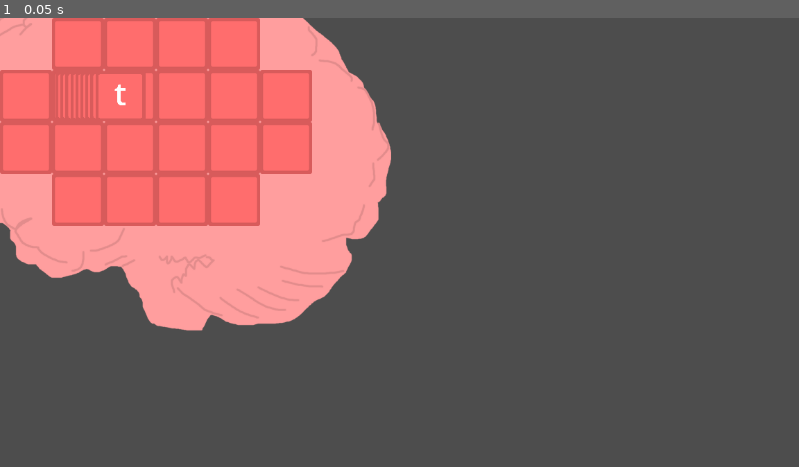
Above: before the commit, frame 1.
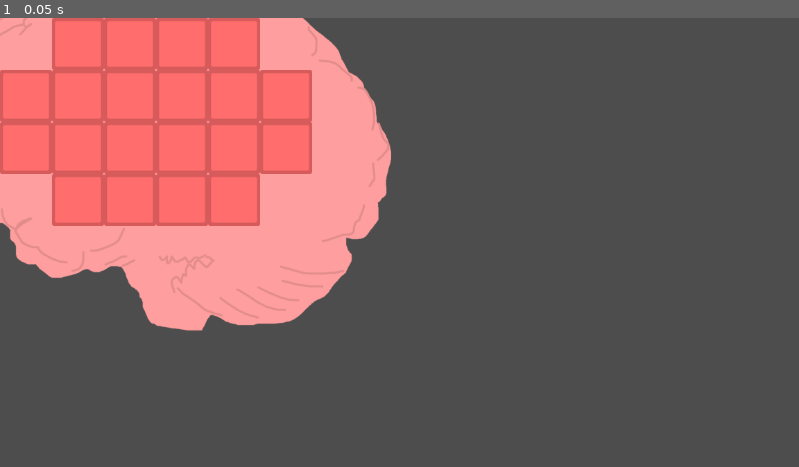
Above: after the commit, the same moment.

Repository: hulien22/ldjam54
Game: Godot game, scene res://scenes/Brain.tscn
The game is run twice, just before and just after one commit, with the same random seed, the same clock (stepped at 60 frames per second) and the same inputs. This scene is started directly instead of the project's main scene.
Inputs:
- Up to frame 1 (0.05 s): no input

The runs differ from the first frame. In frame 1, 0.5% of the frame differs, in the area x 7-19%, y 12-23%.
Error before the commit: Cannot call method 'instantiate' on a null value. (res://scripts/Brain.gd:13)
Error after the commit: Invalid assignment of property or key 'letter' with value of type 'String' on a base object of type 'Node2D'. (res://scripts/WordTile.gd:21)

Commit message:
init text

Diff:
--- a/scenes/Tile.tscn
+++ b/scenes/Tile.tscn
@@ -1,43 +1,11 @@
-[gd_scene load_steps=4 format=3 uid="uid://ccosysn4u6uvt"]
+[gd_scene load_steps=2 format=3 uid="uid://ccosysn4u6uvt"]
 
-[ext_resource type="Script" path="res://scripts/Tile.gd" id="1_0hu26"]
-[ext_resource type="Texture2D" uid="uid://dfcfy5wpc75du" path="res://art/gridblock.png" id="1_l5ifo"]
-
-[sub_resource type="RectangleShape2D" id="RectangleShape2D_0bbrv"]
-size = Vector2(600, 600)
+[ext_resource type="Script" path="res://scenes/Tile.gd" id="1_4guc4"]
 
 [node name="Tile" type="Node2D"]
-script = ExtResource("1_0hu26")
+scale = Vector2(0.1, 0.1)
+script = ExtResource("1_4guc4")
 
-[node name="Area2D" type="Area2D" parent="."]
-scale = Vector2(1, 1)
-
-[node name="TileImage" type="Sprite2D" parent="Area2D"]
-position = Vector2(2.6226e-06, 1.3113e-06)
-scale = Vector2(1.2, 1.2)
-texture = ExtResource("1_l5ifo")
-
-[node name="TileColl" type="CollisionShape2D" parent="Area2D"]
-position = Vector2(0, 5.28991e-06)
-scale = Vector2(1.2, 1.2)
-shape = SubResource("RectangleShape2D_0bbrv")
-
-[node name="TileText" type="RichTextLabel" parent="Area2D"]
-offset_left = -360.0
-offset_top = -360.0
-offset_right = 360.0
-offset_bottom = 360.0
-theme_override_font_sizes/normal_font_size = 456
-bbcode_enabled = true
-text = "[center][/center]"
-fit_content = true
-scroll_active = false
-autowrap_mode = 0
-metadata/_edit_use_anchors_ = true
-
-[node name="Rect" type="ColorRect" parent="."]
-visible = false
-offset_left = -360.0
-offset_top = -360.0
-offset_right = 360.0
-offset_bottom = 360.0
+[node name="TileImage" type="TextureRect" parent="."]
+offset_right = 40.0
+offset_bottom = 40.0
--- a/scenes/main.tscn
+++ b/scenes/main.tscn
@@ -1,14 +1,16 @@
-[gd_scene load_steps=10 format=3 uid="uid://dnv66lo7xwndp"]
+[gd_scene load_steps=12 format=3 uid="uid://dnv66lo7xwndp"]
 
 [ext_resource type="PackedScene" uid="uid://4vkd5e56t4hm" path="res://scenes/map.tscn" id="1_6wptd"]
 [ext_resource type="Script" path="res://scripts/main.gd" id="1_iij1i"]
-[ext_resource type="PackedScene" uid="uid://bmmvy7q1x68fe" path="res://scenes/combat.tscn" id="2_f0e2t"]
+[ext_resource type="PackedScene" uid="uid://b1qd4jib7m856" path="res://scenes/combat.tscn" id="2_f0e2t"]
 [ext_resource type="PackedScene" uid="uid://dvsqs64munlvc" path="res://scenes/boss.tscn" id="4_ekeoq"]
 [ext_resource type="PackedScene" uid="uid://ccb7ydon7aoh7" path="res://scenes/library.tscn" id="5_6lbyg"]
 [ext_resource type="PackedScene" uid="uid://3gi5l01y0hvo" path="res://scenes/oracle.tscn" id="6_pvrvx"]
 [ext_resource type="PackedScene" uid="uid://ryagmgt1vqsb" path="res://scenes/upgrade.tscn" id="7_l25g6"]
 [ext_resource type="PackedScene" uid="uid://bd8ck0os5fgp" path="res://scenes/forge.tscn" id="8_3set1"]
 [ext_resource type="PackedScene" uid="uid://c2t66apu50q7i" path="res://scenes/AudioPlayer.tscn" id="9_d1na7"]
+[ext_resource type="Script" path="res://scripts/words.gd" id="10_bq2o4"]
+[ext_resource type="JSON" path="res://text/words.json" id="11_n5pog"]
 
 [node name="main" type="Node2D"]
 script = ExtResource("1_iij1i")
@@ -26,4 +28,8 @@
 
 [node name="AudioPlayer" parent="." instance=ExtResource("9_d1na7")]
 
+[node name="Node" type="Node" parent="."]
+script = ExtResource("10_bq2o4")
+words_file = ExtResource("11_n5pog")
+
 [connection signal="pressed" from="Button" to="." method="_on_button_pressed"]
--- /dev/null
+++ b/scripts/words.gd
@@ -0,0 +1,26 @@
+extends Node
+
+@export var words_file: Resource
+
+var rng = RandomNumberGenerator.new()
+var data
+
+func _ready():
+	var file = FileAccess.open(words_file.resource_path, FileAccess.READ)
+	data = JSON.parse_string(file.get_as_text())
+	print(data.words.positive)
+	print(get_word())
+	print(get_word())
+	print(get_word())
+	print(get_word())
+
+func get_word() -> String:
+	var value = rng.randi_range(1, 100)
+	if value <= 50:
+		return data.words.connecting[rng.randi_range(0, len(data.words.connecting)-1)]
+	elif value <= 60:
+		return data.words.positive[rng.randi_range(0, len(data.words.positive)-1)]
+	elif value <= 70:
+		return data.words.negative[rng.randi_range(0, len(data.words.negative)-1)]
+	else:
+		return data.words.person[rng.randi_range(0, len(data.words.person)-1)]
--- /dev/null
+++ b/text/words.json
@@ -0,0 +1,27 @@
+{
+	"words" : {
+		"positive" : ["great", "good", "awesome", "brilliant", "superb", "nice", "cool", "sick", "hype", "smile", "win"],
+		"negative": ["bad", "sucks", "terrible", "sad", "stinky", "lame", "yucky", "lose"],
+		"person": ["you", "they", "we", "me", "I", "people", "we"],
+		"connecting": ["a", "about", "ago", "all", "also", "and", "as", "at", "back", "be", "because", "but", "by", "can", "come", "could", "do", "enough", "even", "first", "for", "from", "get", "give", "go", "have", "here", "how", "if", "in", "is", "it", "just", "know", "like", "look", "make", "many", "more", "no", "not", "now", "of", "on", "only", "or", "other", "out", "say", "see", "so", "some", "since", "such", "take", "tell", "than", "that", "the", "then", "there", "these", "thing", "this", "those", "time", "to", "too", "use", "until", "very", "want", "way", "well", "what", "when", "which", "who", "will", "with", "within", "would"],
+	},
+	"debates" : [
+		"Apples are better than oranges.",
+		"Pineapple is a good pizza topping.",
+		"Dogs are better pets than cats.",
+		"Summer is a better season than winter.",
+		"Classical music is better than modern music.",
+		"Pluto should be considered a planet.",
+		"Playing video games makes you smarter.",
+		"Books are better than movies.",
+		"Vampires are cooler than werewolves.",
+		"Birthdays should be holidays.",
+		"Socks with sandals is a respectable fashion statement.",
+		"Aliens exist on other planets.",
+		"Green is the best color.",
+		"If a tree falls in a forest and no one is around, it does not make a sound.",
+		"If you replace all parts of a ship it is not still the same ship.",
+		"Competitive video games should be considered a sport."
+
+	]
+}
